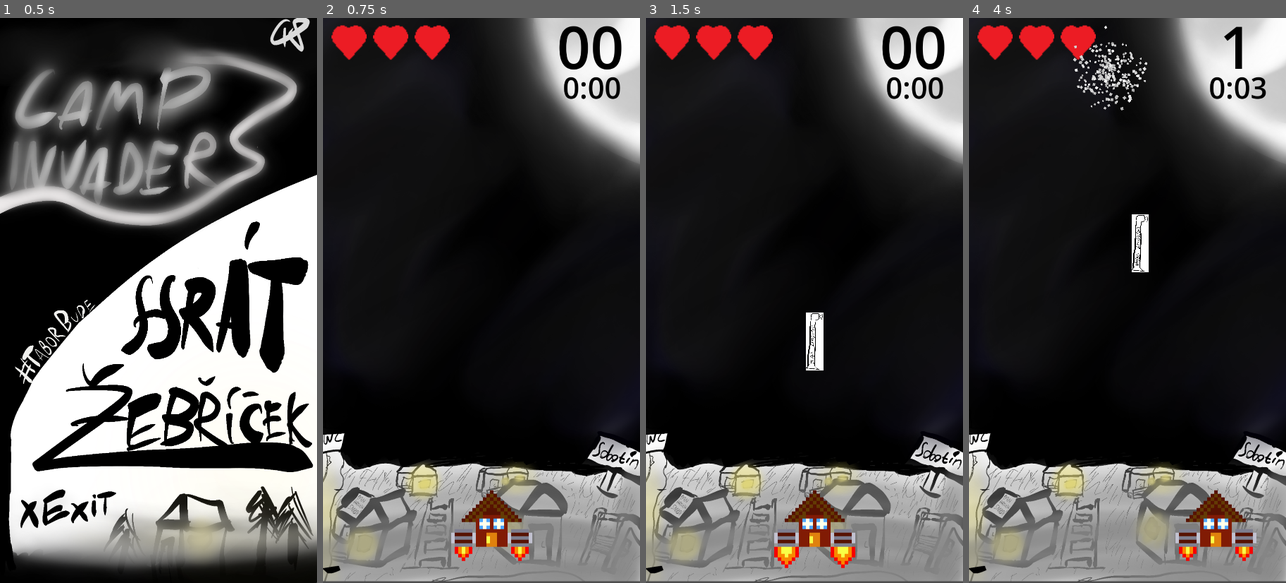
Above: before the commit, frames 1-4 (left to right).
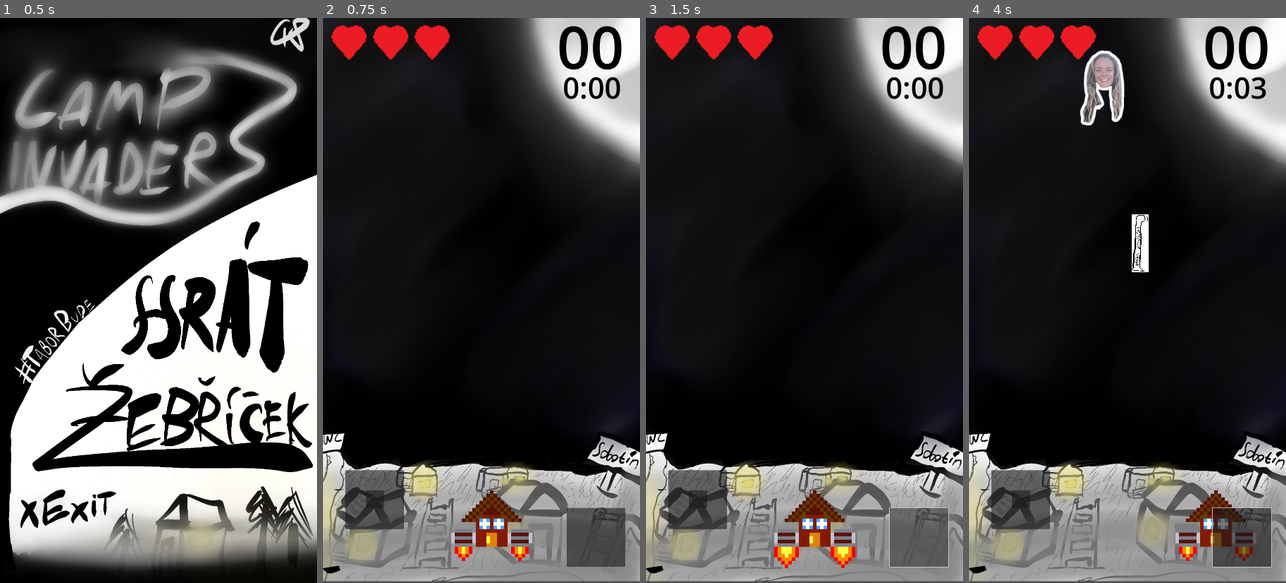
Above: after the commit, the same moments.

Repository: Honzapkcz/camp-invaders
Game: Godot game, scene res://Scenes/main_menu.tscn
Two runs of this game, one before a commit and one after it. Both use one fixed random seed, a clock stepped at 60 frames per second and the inputs below.
Inputs (mouse positions are in pixels of both pictures, inside the frame that each line leads up to):
- Up to frame 1 (0.5 s): no input
- Up to frame 2 (0.75 s): click (481, 300) at 0.5 s
- Up to frame 3 (1.5 s): click (918, 537) at 1.27 s
- Up to frame 4 (4 s): click (1019, 498) at 2.02 s; click (1019, 498) at 2.77 s; move the mouse to (1197, 272) at 3.52 s; hold Right (Right) from 3.53 s (still down); tap Space (Fire) at 3.6 s; click (1197, 272) at 3.67 s

Frame 1 is identical in both runs. In frame 2, 3.8% of the frame differs, in the area x 6-96%, y 80-98%; in frame 3, 4.3%; in frame 4, 6.3%, in the area x 6-96%, y 1-98%.

Commit message:
Rewrote player scripts to add joistick

Diff:
--- a/src/Scenes/game_hud.tscn
+++ b/src/Scenes/game_hud.tscn
@@ -1,5 +1,6 @@
-[gd_scene load_steps=2 format=3 uid="uid://da18ia2wpw6cp"]
+[gd_scene load_steps=3 format=3 uid="uid://da18ia2wpw6cp"]
 
+[ext_resource type="Script" path="res://Scripts/game_hud.gd" id="1_0hofx"]
 [ext_resource type="Texture2D" uid="uid://c1wkbmxnu5030" path="res://Assets/srdce.png" id="1_7jgop"]
 
 [node name="GameHUD" type="Control"]
@@ -9,6 +10,7 @@
 anchor_bottom = 1.0
 grow_horizontal = 2
 grow_vertical = 2
+script = ExtResource("1_0hofx")
 
 [node name="Srdce1" type="TextureRect" parent="."]
 layout_mode = 0
@@ -60,3 +62,24 @@
 text = "0:00"
 horizontal_alignment = 1
 vertical_alignment = 1
+
+[node name="FireButton" type="Button" parent="."]
+layout_mode = 0
+offset_left = 830.0
+offset_top = 1665.0
+offset_right = 1030.0
+offset_bottom = 1865.0
+
+[node name="JoistickButton" type="Button" parent="."]
+layout_mode = 0
+offset_left = 146.0
+offset_top = 1605.0
+offset_right = 208.0
+offset_bottom = 1665.0
+
+[node name="Tip" type="Button" parent="JoistickButton"]
+layout_mode = 0
+offset_left = -70.0
+offset_top = -68.0
+offset_right = 130.0
+offset_bottom = 132.0
--- /dev/null
+++ b/src/Scripts/game_hud.gd
@@ -0,0 +1,148 @@
+extends Control
+
+## A simple virtual joystick for touchscreens, with useful options.
+## Github: https://github.com/MarcoFazioRandom/Virtual-Joystick-Godot
+
+# EXPORTED VARIABLE
+
+## The color of the button when the joystick is pressed.
+@export var pressed_color := Color.GRAY
+
+## If the input is inside this range, the output is zero.
+@export_range(0, 200, 1) var deadzone_size : float = 10
+
+## The max distance the tip can reach.
+@export_range(0, 500, 1) var clampzone_size : float = 75
+
+enum Joystick_mode {
+	FIXED, ## The joystick doesn't move.
+	DYNAMIC ## Every time the joystick area is pressed, the joystick position is set on the touched position.
+}
+
+## If the joystick stays in the same position or appears on the touched position when touch is started
+@export var joystick_mode := Joystick_mode.FIXED
+
+enum Visibility_mode {
+	ALWAYS, ## Always visible
+	TOUCHSCREEN_ONLY ## Visible on touch screens only
+}
+
+## If the joystick is always visible, or is shown only if there is a touchscreen
+@export var visibility_mode := Visibility_mode.ALWAYS
+
+## If true, the joystick uses Input Actions (Project -> Project Settings -> Input Map)
+@export var use_input_actions := true
+
+@export var action_left := "ui_left"
+@export var action_right := "ui_right"
+@export var action_up := "ui_up"
+@export var action_down := "ui_down"
+
+# PUBLIC VARIABLES
+
+## If the joystick is receiving inputs.
+var is_pressed := false
+
+# The joystick output.
+var output := Vector2.ZERO
+
+# PRIVATE VARIABLES
+
+var _touch_index : int = -1
+
+@onready var _base := $JoistickButton
+@onready var _tip := $JoistickButton/Tip
+
+@onready var _base_radius = $JoistickButton.size * $JoistickButton.get_global_transform_with_canvas().get_scale() / 2
+
+@onready var _base_default_position : Vector2 = $JoistickButton.position
+@onready var _tip_default_position : Vector2 = _tip.position
+
+@onready var _default_color : Color = _tip.modulate
+
+# FUNCTIONS
+
+func _ready():
+	if not DisplayServer.is_touchscreen_available():
+		hide()
+
+func _input(event: InputEvent) -> void:
+	if event is InputEventScreenTouch:
+		if event.pressed:
+			if _is_point_inside_joystick_area(event.position) and _touch_index == -1:
+				if joystick_mode == Joystick_mode.DYNAMIC or (joystick_mode == Joystick_mode.FIXED and _is_point_inside_base(event.position)):
+					if joystick_mode == Joystick_mode.DYNAMIC:
+						_move_base(event.position)
+					_touch_index = event.index
+					_tip.modulate = pressed_color
+					_update_joystick(event.position)
+					get_viewport().set_input_as_handled()
+		elif event.index == _touch_index:
+			_reset()
+			get_viewport().set_input_as_handled()
+	elif event is InputEventScreenDrag:
+		if event.index == _touch_index:
+			_update_joystick(event.position)
+			get_viewport().set_input_as_handled()
+
+func _move_base(new_position: Vector2) -> void:
+	$JoistickButton.global_position = new_position - $JoistickButton.pivot_offset * get_global_transform_with_canvas().get_scale()
+
+func _move_tip(new_position: Vector2) -> void:
+	_tip.global_position = new_position - _tip.pivot_offset * $JoistickButton.get_global_transform_with_canvas().get_scale()
+
+func _is_point_inside_joystick_area(point: Vector2) -> bool:
+	var x: bool = point.x >= global_position.x and point.x <= global_position.x + (size.x * get_global_transform_with_canvas().get_scale().x)
+	var y: bool = point.y >= global_position.y and point.y <= global_position.y + (size.y * get_global_transform_with_canvas().get_scale().y)
+	return x and y
+
+func _is_point_inside_base(point: Vector2) -> bool:
+	var center : Vector2 = $JoistickButton.global_position + _base_radius
+	var vector : Vector2 = point - center
+	if vector.length_squared() <= _base_radius.x * _base_radius.x:
+		return true
+	else:
+		return false
+
+func _update_joystick(touch_position: Vector2) -> void:
+	var center : Vector2 = $JoistickButton.global_position + _base_radius
+	var vector : Vector2 = touch_position - center
+	vector = vector.limit_length(clampzone_size)
+
+	_move_tip(center + vector)
+
+	if vector.length_squared() > deadzone_size * deadzone_size:
+		is_pressed = true
+		output = (vector - (vector.normalized() * deadzone_size)) / (clampzone_size - deadzone_size)
+	else:
+		is_pressed = false
+		output = Vector2.ZERO
+
+	if use_input_actions:
+		if output.x > 0:
+			_update_input_action(action_right, output.x)
+		else:
+			_update_input_action(action_left, -output.x)
+
+		if output.y > 0:
+			_update_input_action(action_down, output.y)
+		else:
+			_update_input_action(action_up, -output.y)
+
+func _update_input_action(action:String, value:float):
+	if value > InputMap.action_get_deadzone(action):
+		Input.action_press(action, value)
+	elif Input.is_action_pressed(action):
+		Input.action_release(action)
+
+func _reset():
+	is_pressed = false
+	output = Vector2.ZERO
+	_touch_index = -1
+	_tip.modulate = _default_color
+	$JoistickButton.position = _base_default_position
+	_tip.position = _tip_default_position
+	if use_input_actions:
+		for action in [action_left, action_right, action_down, action_up]:
+			if Input.is_action_pressed(action) or Input.is_action_just_pressed(action):
+				Input.action_release(action)
--- a/src/Scripts/global.gd
+++ b/src/Scripts/global.gd
@@ -2,3 +2,5 @@
 
 signal add_bullet(bullet: Object)
 signal hurt_player()
+signal fire_bullet()
+signal move_player(vel: Vector2)
--- a/src/Scripts/player.gd
+++ b/src/Scripts/player.gd
@@ -5,26 +5,24 @@
 @export var JUMP_VELOCITY = -400.0
 @export var FRICTION = 5.0
 
-var xVel = 0
-var yVel = 0
-#var xScl = 0
-#var yScl = 0
+var input_vel: Vector2
+var joist_vel: Vector2
 var hp = 3
 var bullet = load("res://Scenes/bullet.tscn")
 
+func _ready():
+	Global.connect("fire_bullet", fire_bullet)
+	Global.connect("move_player", player_move)
+
 func _physics_process(delta):
-	xVel = Input.get_axis("Left", "Right")
-	yVel = Input.get_axis("Up", "Down")
-	velocity.x = move_toward(velocity.x, xVel * SPEED * delta * 10000, FRICTION)
-	velocity.y = move_toward(velocity.y, yVel * SPEED * delta * 10000, FRICTION)
-	#xScl = move_toward(scale.x, (abs(xVel) - 0.5) / 8, FRICTION)
+	input_vel.x = Input.get_axis("Left", "Right")
+	input_vel.y = Input.get_axis("Up", "Down")
+
+	velocity.x = move_toward(velocity.x, input_vel.x * SPEED * delta * 10000, FRICTION)
+	velocity.y = move_toward(velocity.y, input_vel.y * SPEED * delta * 10000, FRICTION)
+
 	if Input.is_action_just_pressed("Fire") and $Timer.is_stopped():
-		var bul = bullet.instantiate()
-		bul.position = Vector2(position.x, position.y - 180)
-		bul.scale = Vector2(0.2, 0.2)
-		Global.emit_signal("add_bullet", bul)
-		$Timer.start()
-
+		fire_bullet()
 
 	move_and_slide()
 
@@ -32,10 +30,20 @@
 		position.x = 0
 	elif position.x > 1080:
 		position.x = 1080
-	if position.y < 0:
-		position.y = 0
+	if position.y < 1000:
+		position.y = 1000
 	elif position.y > 1920:
 		position.y = 1920
+
+func fire_bullet():
+	var bul = bullet.instantiate()
+	bul.position = Vector2(position.x, position.y - 180)
+	bul.scale = Vector2(0.2, 0.2)
+	Global.emit_signal("add_bullet", bul)
+	$Timer.start()
+
+func player_move(vec: Vector2):
+	joist_vel = vec
 
 func on_die():
 	$Sprite2D.visible = false
--- a/src/project.godot
+++ b/src/project.godot
@@ -13,6 +13,7 @@
 config/name="Camp Invaders"
 config/tags=PackedStringArray("mobile")
 run/main_scene="res://Scenes/main_menu.tscn"
+config/quit_on_go_back=false
 config/features=PackedStringArray("4.1", "Forward Plus")
 config/icon="res://Assets/frame2.png"
 
@@ -57,7 +58,6 @@
 "events": [Object(InputEventKey,"resource_local_to_scene":false,"resource_name":"","device":-1,"window_id":0,"alt_pressed":false,"shift_pressed":false,"ctrl_pressed":false,"meta_pressed":false,"pressed":false,"keycode":0,"physical_keycode":32,"key_label":0,"unicode":32,"echo":false,"script":null)
 , Object(InputEventKey,"resource_local_to_scene":false,"resource_name":"","device":-1,"window_id":0,"alt_pressed":false,"shift_pressed":false,"ctrl_pressed":false,"meta_pressed":false,"pressed":false,"keycode":0,"physical_keycode":4194309,"key_label":0,"unicode":0,"echo":false,"script":null)
 , Object(InputEventKey,"resource_local_to_scene":false,"resource_name":"","device":-1,"window_id":0,"alt_pressed":false,"shift_pressed":false,"ctrl_pressed":false,"meta_pressed":false,"pressed":false,"keycode":0,"physical_keycode":4194310,"key_label":0,"unicode":0,"echo":false,"script":null)
-, Object(InputEventMouseButton,"resource_local_to_scene":false,"resource_name":"","device":-1,"window_id":0,"alt_pressed":false,"shift_pressed":false,"ctrl_pressed":false,"meta_pressed":false,"button_mask":0,"position":Vector2(0, 0),"global_position":Vector2(0, 0),"factor":1.0,"button_index":1,"canceled":false,"pressed":false,"double_click":false,"script":null)
 ]
 }
 Down={
@@ -75,6 +75,11 @@
 ]
 }
 
+[input_devices]
+
+pointing/emulate_touch_from_mouse=true
+pointing/emulate_mouse_from_touch=false
+
 [layer_names]
 
 2d_physics/layer_1="World"
